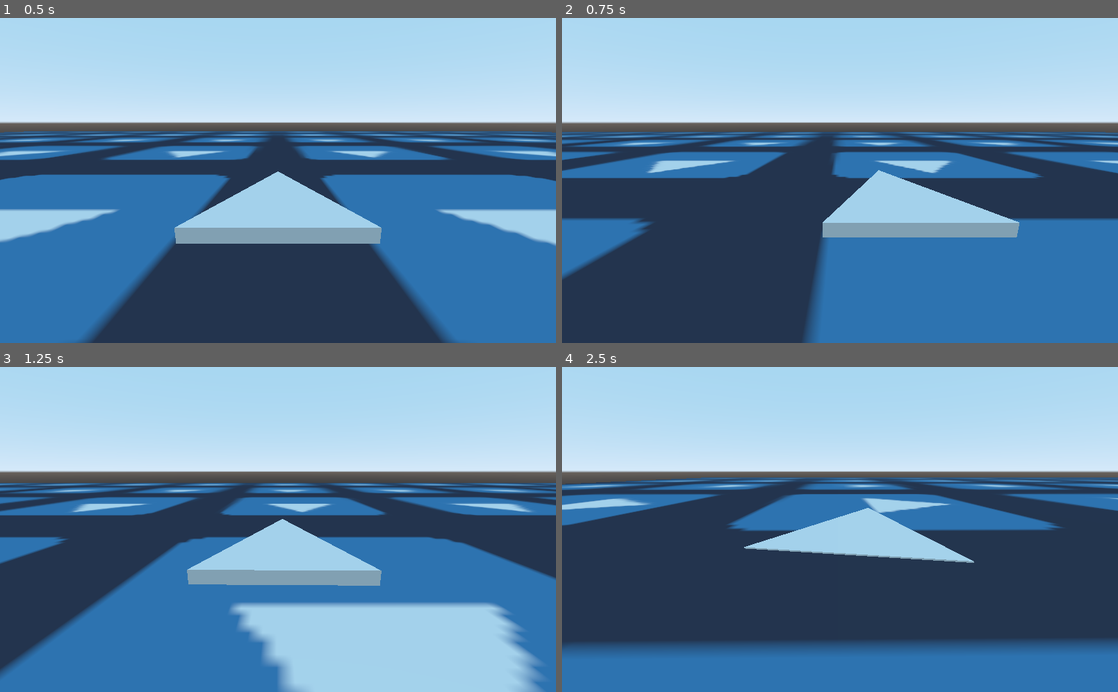
Above: before the commit, frames 1-4 (two rows, left to right).
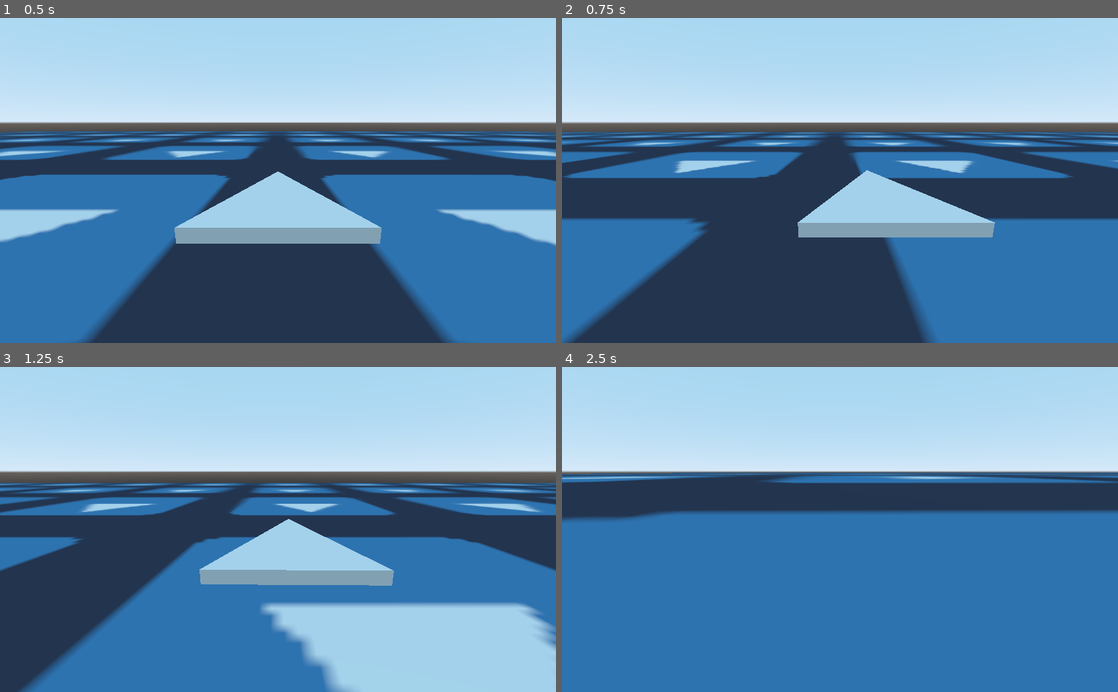
Above: after the commit, the same moments.

Repository: winston-yallow/godot_wild_jam_20
Game: Godot game, scene res://maps/00_Test.tscn
Two runs of this game, one before a commit and one after it. Both use one fixed random seed, a clock stepped at 60 frames per second and the inputs below. The engine's default icon, where the game draws it, is replaced by a stand-in: a white triangle on a blue panel in a dark square.
Inputs:
- Up to frame 1 (0.5 s): no input
- Up to frame 2 (0.75 s): hold D (game_right) from 0.53 s (still down)
- Up to frame 3 (1.25 s): keep holding D (game_right)
- Up to frame 4 (2.5 s): release D (game_right) at 1.28 s; hold S (game_down) 1.28-2.03 s; hold D (game_right) from 2.03 s (still down)

Frame 1 is identical in both runs. In frame 2, 15% of the frame differs, in the area x 0-100%, y 35-100%; in frame 3, 10%; in frame 4, 49%, in the area x 0-100%, y 32-89%.

Commit message:
Smooth direction

Diff:
--- a/game/player/Player.gd
+++ b/game/player/Player.gd
@@ -7,6 +7,7 @@
 export var lookahead := 0.5
 export var first_path: NodePath = '.'
 
+var smoothed_direction := Vector3()
 var desired := Transform()
 var possible_pathways := []
 var offset := 0.0
@@ -43,13 +44,17 @@
         direction = direction.normalized() * drift
     direction = global_transform.basis.xform(direction)
 
+    smoothed_direction = smoothed_direction.linear_interpolate(
+        direction, delta * smoothness
+    )
+
     offset += delta * speed
     var ahead := _interpolate_offset(offset + lookahead, direction)
     var start := _interpolate_offset(offset, direction, true)
     var up := Vector3.UP
 
-    desired.origin = start + direction
-    desired = desired.looking_at(ahead + direction, up)
+    desired.origin = start + smoothed_direction
+    desired = desired.looking_at(ahead + smoothed_direction, up)
 
     global_transform = global_transform.interpolate_with(desired, delta * smoothness)
 
